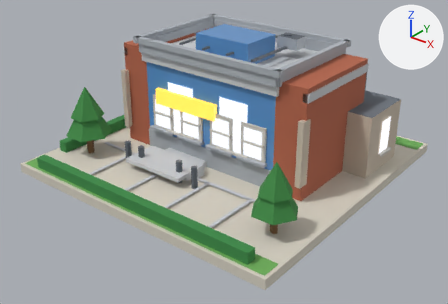
The glTF model public/models/22.glb as it was, and as the next commit left it.
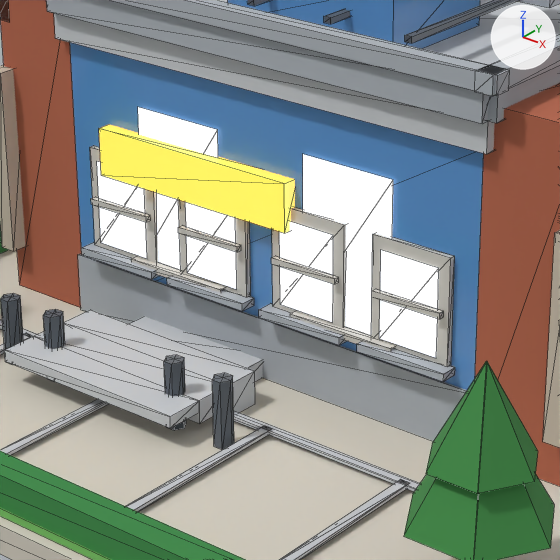
There are two pictures of each version: one whole from a 50 mm camera at (1.14, -1.461, 0.933) aimed at (0.027, -0.069, 0.07), one close up on the part from 28% to 67% of the width and 16% to 74% of the height. Lighting does not change. The marker at upper right points along +X, +Y and +Z. The older version's two pictures come first. The close-ups show mesh edges as thin lines. Vertices at exactly the same position are counted once.

Objects in the first close-up: 'b22'.
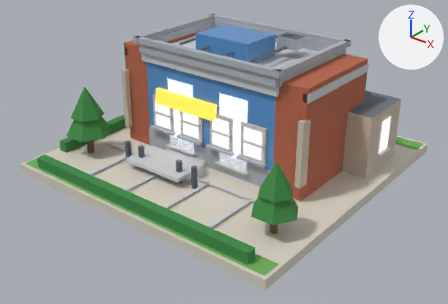
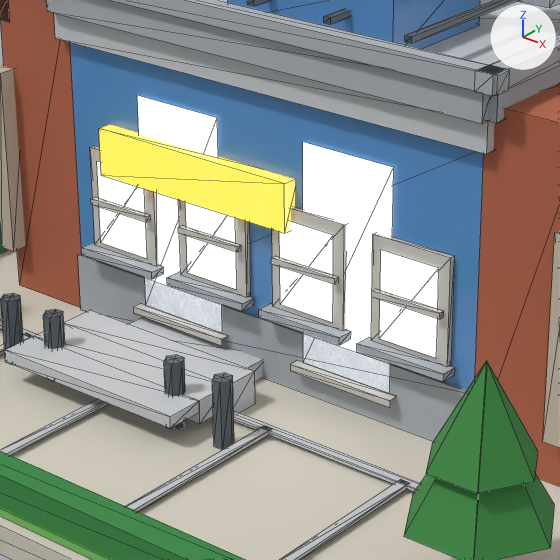
Where the change shows, as pixel boxes [x1, y1, x2, y2] in the close-ups (560 x 560 px; the box of a moved part takes in the faces that stretch with it):
part 1 of me_b22, moved or reshaped: before [131, 257, 225, 293]; after [133, 304, 228, 346]
part 2 of me_b22, moved or reshaped: before [290, 311, 395, 352]; after [290, 360, 397, 407]
part 3 of me_b22, moved or reshaped: before [138, 107, 393, 336]; after [137, 95, 394, 394]

Diff of the bpy script that builds the scene:
```diff
--- a/public/models/22.glb.py
+++ b/public/models/22.glb.py
@@ me_b22 @@
 me_b22.from_pydata(...)  # 667 vertices, 770 faces; spans x -0.48..0.48, y -0.48..0.48, z 0.0..0.43
 # used by ob_b22; location = (0.0, 0.0, 0.0)
 # before: 296 (-0.157, -0.123, 0.117), 297 (-0.052, -0.123, 0.117), 298 (-0.052, -0.123, 0.279) at pixel (217, 129), 299 (-0.157, -0.123, 0.279) at pixel (137, 106), 300 (0.052, -0.123, 0.117)
 # before: 301 (0.157, -0.123, 0.117), 302 (0.157, -0.123, 0.279) at pixel (393, 179), 303 (0.052, -0.123, 0.279) at pixel (302, 153), 304 (-0.052, 0.223, 0.117), 305 (-0.157, 0.223, 0.117)
 # before: 306 (-0.157, 0.223, 0.279), 307 (-0.052, 0.223, 0.279), 308 (0.157, 0.223, 0.117), 309 (0.052, 0.223, 0.117), 310 (0.052, 0.223, 0.279)
 # before: 311 (0.157, 0.223, 0.279), 312 (0.253, -0.014, 0.117), 313 (0.253, 0.115, 0.117), 314 (0.253, 0.115, 0.279), 315 (0.253, -0.014, 0.279)
 # before: 316 (-0.253, 0.115, 0.117), 317 (-0.253, -0.014, 0.117), 318 (-0.253, -0.014, 0.279), 319 (-0.253, 0.115, 0.279)
+# me_b22 part 1: the loose piece of 6 vertices spanning x -0.165..-0.044, y -0.133..-0.123, z 0.109..0.117 is moved by (0.0, 0.0, -0.054)
+# me_b22 part 2: the loose piece of 6 vertices spanning x 0.044..0.165, y -0.133..-0.123, z 0.109..0.117 is moved by (0.0, 0.0, -0.054)
+# me_b22 part 3
+for i in [296, 297, 300, 301, 304, 305, 308, 309, 312, 313, 316, 317]: me_b22.vertices[i].co += Vector((0.0, 0.0, -0.054))
+for i in [298, 299, 302, 303, 306, 307, 310, 311, 314, 315, 318, 319]: me_b22.vertices[i].co += Vector((0.0, 0.0, 0.012))
 me_b22.materials.append(mat_paving)
```
